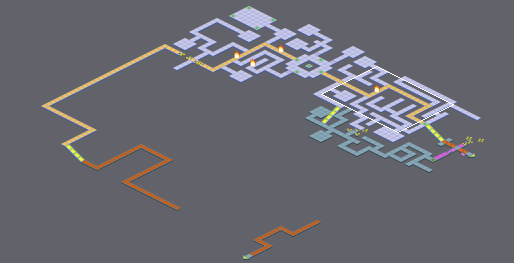
Tiled map -- areas/Industrial_hub.tmx. Above, an overview of the earlier version with the close-up marked.
Close-up. Old version:
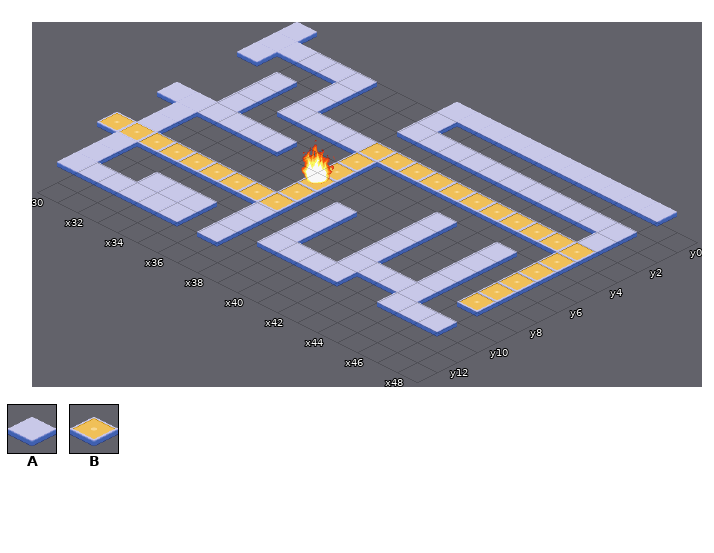
Cells are 64x32 px. Isometric: x runs down to the right, y down to the left. Shown: x 30..48, y 0..13. The commit also changed other parts of the map, which this record leaves out. Layer "Tile Layer 5" is drawn 0,-64 px off the grid.
Key: from "Cyberworld Indus": A 0, B 8.
_ is an empty cell.
Layers that did not change in this view are not listed.
Layer "Tile Layer 5" before, first column x 30:
 0 ___________________
 1 A_______AAAAAAAAAAA
 2 AAAAA___A__________
 3 A___A___AAAAAAAAAAA
 4 __A_A_____________A
 5 __A_AAAABBBBBBBBBBB
 6 __A_____B_________B
 7 AAAAAA__B____A__A_B
 8 _A______B____A__A_B
 9 _A______B_A__A__A_B
10 BBBBBBBBB_A__A__A_B
11 _A______A_A__AAAA__
12 _A__AAA_A_AAAA__AAA
13 _AAAAAA_A__________
The same view after the edit:
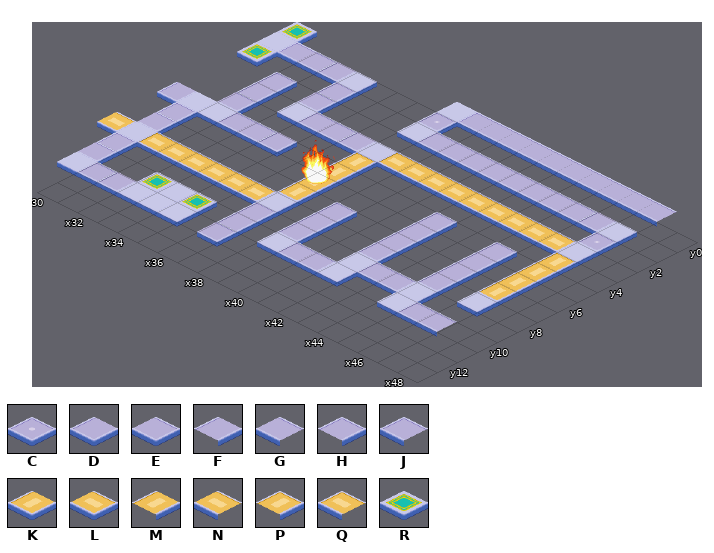
Further tiles: from "Cyberworld Indus": C 4, D 5, E 5 flipped left-right, F 6, G 6 flipped left-right, H 7, J 7 flipped left-right, K 9, L 9 flipped left-right, M 10, N 10 flipped left-right, P 11, Q 11 flipped left-right, R 12.
What changed:
Layer "Tile Layer 5":
y 1: x 30 A -> R; x 39..48 AAAAAAAAAA -> JGGGGGGGGG
y 2: x 31..33 AAA -> JGD; x 38 A -> C
y 3: x 30 A -> R; x 34 A -> H; x 39..47 AAAAAAAAA -> JGGGGGGGD
y 4: x 32 A -> H; x 34 A -> E; x 48 A -> C
y 5: x 32 A -> F; x 35..48 AAABBBBBBBBBBB -> JGDAQNNNNNNNLA
y 6: x 32 A -> E; x 38 B -> P; x 48 B -> P
y 7: x 30 A -> D; x 33..35 AAA -> JGD; x 38 B -> M; x 43 A -> H; x 46 A -> H; x 48 B -> M
y 8: x 31 A -> H; x 38 B -> M; x 43 A -> F; x 46 A -> F; x 48 B -> M
y 9: x 31 A -> E; x 38 B -> K; x 40 A -> H; x 43 A -> F; x 46 A -> F; x 48 B -> K
y 10: x 30..38 BBBBBBBBB -> LAQNNNNLA; x 40 A -> F; x 43 A -> D; x 46 A -> D; x 48 B -> A
y 11: x 31 A -> H; x 38 A -> H; x 40 A -> D; x 44..45 AA -> JE
y 12: x 31 A -> E; x 34 A -> R; x 36 A -> R; x 38 A -> F; x 41..42 AA -> JE; x 47..48 AA -> JG
y 13: x 32..33 AA -> JD; x 38 A -> E
Boxes around the changes in both close-ups, in picture pixels (x1, y1, x2, y2):
changed: (78, 24, 677, 332)
